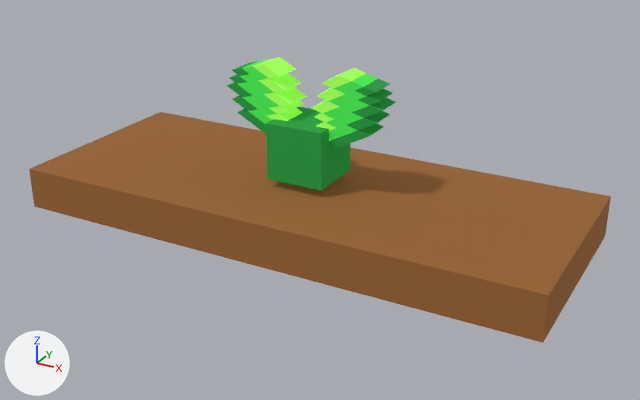
Two versions of the glTF model assets/models/effects/fx_mending.glb, one commit apart.
One viewpoint serves both versions: a 50 mm camera at (2.11, -3.62, 1.87) aimed at (0.22, -0.19, 0.16). The axes (+X, +Y, +Z) are drawn at lower left. The lights are the same throughout. The older version comes first. Where no turn or scale is listed for an object, it has been applied to the vertices.

The first picture shows 'leaf_left_mesh_leaf_dark', 'leaf_left_mesh_leaf_green', 'leaf_left_mesh_leaf_light', 'leaf_right_mesh_leaf_dark', 'leaf_right_mesh_leaf_green', 'leaf_right_mesh_leaf_light', 'soil_mesh_soil_brown', 'sprout_mesh_leaf_dark'.
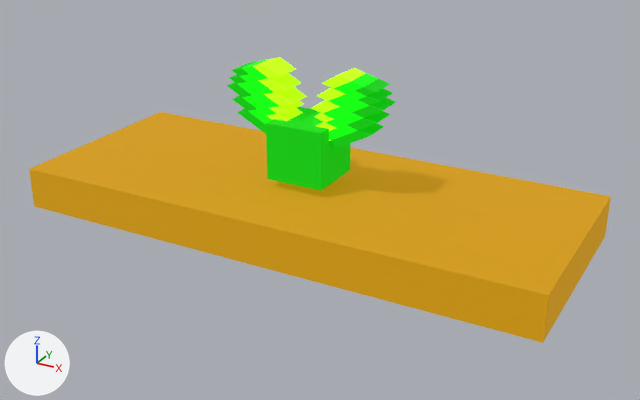
Changed parts and their boxes (x1, y1, x2, y2) in the pictures (640 x 400 px):
'soil_mesh_soil_brown', recoloured (lighter)
    both: (29, 112, 611, 343)
'sprout_mesh_leaf_dark', recoloured
    both: (266, 107, 351, 190)
'leaf_left_mesh_leaf_light', recoloured
    both: (253, 57, 307, 121)
'leaf_right_mesh_leaf_dark', recoloured
    both: (329, 79, 396, 149)
'leaf_right_mesh_leaf_green', recoloured
    both: (323, 73, 378, 140)
'leaf_left_mesh_leaf_green', recoloured
    both: (238, 59, 279, 124)
'leaf_right_mesh_leaf_light', recoloured
    both: (312, 68, 366, 141)
'leaf_left_mesh_leaf_dark', recoloured
    both: (226, 61, 266, 134)

What changed in the scene script:
```text
Change me_mesh_0:
    where me_mesh_0.from_pydata(...)  # 110 vertices, 216 faces; spans x -1.33..1.33, y -0.53..0.53, z 0.0..0.21
    remove me_mesh_0.materials.append(mat_soil_brown)  # brown #8b5a2b
    add me_mesh_0.materials.append(mat_material_0)  # yellow #9c7200, glowing yellow #9c7200
Change me_mesh_1:
    where me_mesh_1.from_pydata(...)  # 72 vertices, 108 faces; spans x -0.108..0.112, y -0.076..0.076, z 0.009..0.343
    remove me_mesh_1.materials.append(mat_leaf_light)  # green #8fea4c, glowing green #8fea4c
    add me_mesh_1.materials.append(mat_material_1)  # green #9ceb00, glowing green #9ceb00
Change me_mesh_2:
    where me_mesh_2.from_pydata(...)  # 69 vertices, 104 faces; spans x -0.03..0.267, y -0.076..0.076, z -0.009..0.309
    remove me_mesh_2.materials.append(mat_leaf_dark)  # green #1c8a36
    add me_mesh_2.materials.append(mat_material_2)  # green #009c00, glowing green #009c00
Change me_mesh_3:
    where me_mesh_3.from_pydata(...)  # 62 vertices, 64 faces; spans x -0.047..0.206, y -0.076..0.076, z 0.032..0.326
    remove me_mesh_3.materials.append(mat_leaf_green)  # green #3ccf45, glowing green #3ccf45
    add me_mesh_3.materials.append(mat_material_3)  # green #00d500, glowing green #00d500
Change me_mesh_4:
    where me_mesh_4.from_pydata(...)  # 72 vertices, 108 faces; spans x -0.112..0.108, y -0.076..0.076, z 0.009..0.343
    remove me_mesh_4.materials.append(mat_leaf_light)  # green #8fea4c, glowing green #8fea4c
    add me_mesh_4.materials.append(mat_material_4)  # green #9ceb00, glowing green #9ceb00
Change me_mesh_5:
    where me_mesh_5.from_pydata(...)  # 69 vertices, 104 faces; spans x -0.267..0.03, y -0.076..0.076, z -0.009..0.309
    remove me_mesh_5.materials.append(mat_leaf_dark)  # green #1c8a36
    add me_mesh_5.materials.append(mat_material_5)  # green #009c00, glowing green #009c00
Change me_mesh_6:
    where me_mesh_6.from_pydata(...)  # 62 vertices, 64 faces; spans x -0.206..0.047, y -0.076..0.076, z 0.032..0.326
    remove me_mesh_6.materials.append(mat_leaf_green)  # green #3ccf45, glowing green #3ccf45
    add me_mesh_6.materials.append(mat_material_6)  # green #00d500, glowing green #00d500
Change me_mesh_7:
    where me_mesh_7.from_pydata(...)  # 50 vertices, 96 faces; spans x -0.148..0.148, y -0.148..0.148, z 0.0..0.282
    remove me_mesh_7.materials.append(mat_leaf_dark)  # green #1c8a36
    add me_mesh_7.materials.append(mat_material_7)  # green #009c00, glowing green #009c00
```
